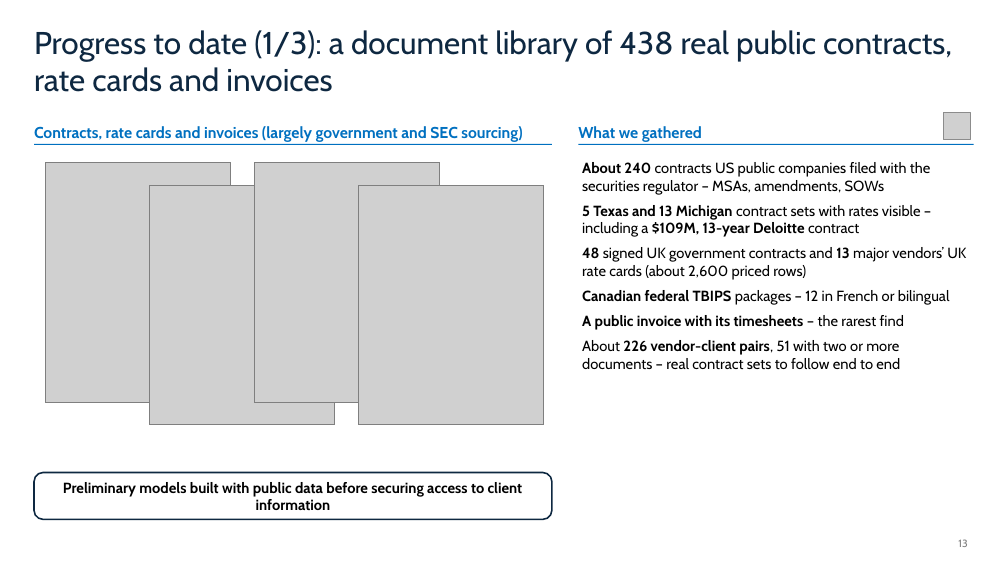
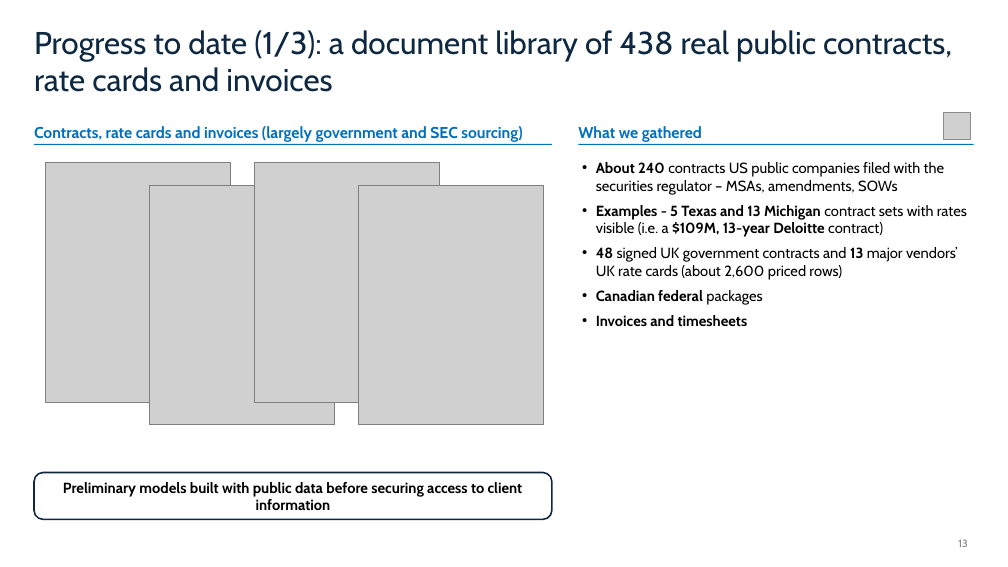
Before and after one commit to kylemac7807/twm-platform, a slide deck: slide 13 of docs/story/twm-pitch-deck.pptx. Drawn at 1008x567 pixels with LibreOffice and Linux fonts; fonts in the diff are those of the drawing; grey boxes stand for pictures. Boxes give left, top, right and bottom in pixels: in the first picture for what was removed or moved away, otherwise in the second. Text is boxed around its words. In the diff, an @@ line names an element or a change of style, - is before the commit and + after.

```diff
--- a/docs/story/twm-pitch-deck.pptx
+++ b/docs/story/twm-pitch-deck.pptx
@@ text at (596, 205, 967, 237): text changed; bold on @@
-• 5 Texas and 13 Michigan contract sets with rates visible – including a $109M, 13-year Deloitte contract
+• Examples - 5 Texas and 13 Michigan contract sets with rates visible (i.e. a $109M, 13-year Deloitte contract)
@@ text at (596, 290, 762, 326): text changed; bold on @@
-• Canadian federal TBIPS packages – 12 in French or bilingual
-• A public invoice with its timesheets – the rarest find
-• About 226 vendor-client pairs, 51 with two or more documents – real contract sets to follow end to end
+• Canadian federal packages
+• Invoices and timesheets
```
Also in this commit, not shown: 6 other slides changed.
